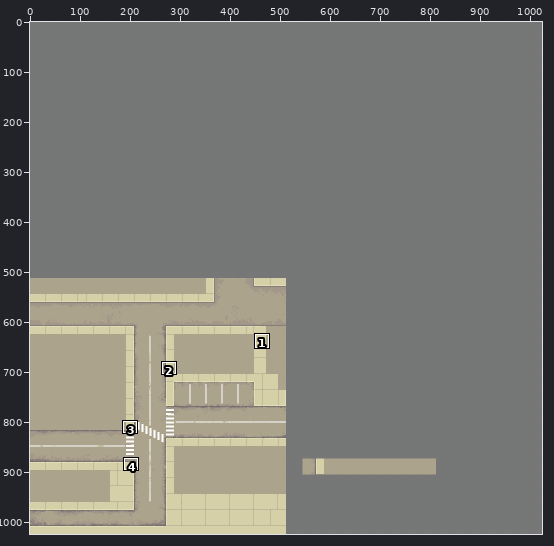
Two versions of one pixel-art file, developement assets/street.aseprite. Above: a wide view before the commit, with the close-up outlined.
Close-up. The starting point:
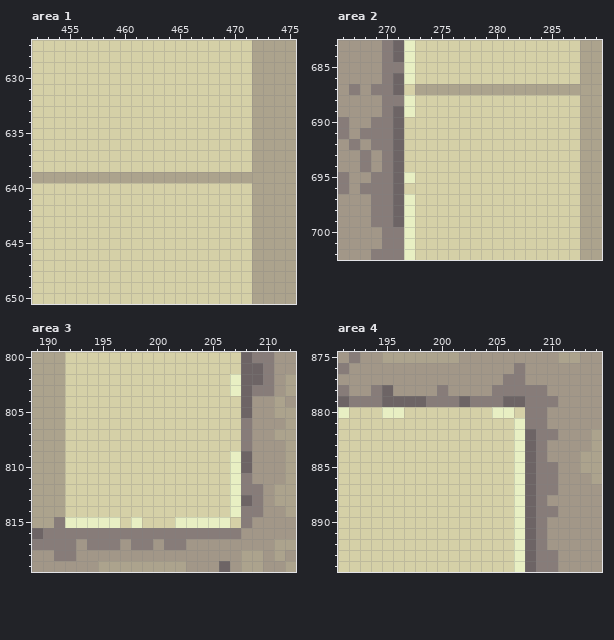
1024x1024 pixels, 1 frame. Shown: area 1: x 452..475, y 627..650; area 2: x 266..289, y 683..702; area 3: x 189..212, y 800..819; area 4: x 191..214, y 875..894. The commit also changed other parts of the picture, which this record leaves out.
After the commit:
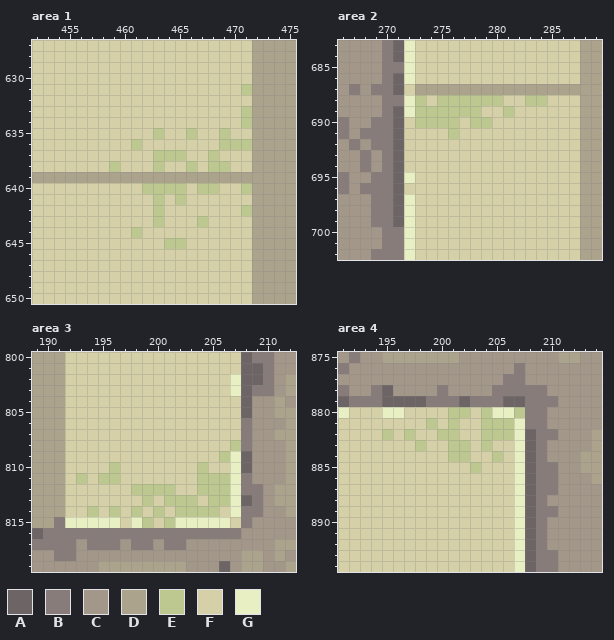
Palette (. is transparent): A #6d6465  B #877c79  C #a29788  D #aca38d  E #bdc790  F #d5d0a7  G #e8efc3
Diff:
layer "street" added
layer "vegitaion" added
layer "Layer 1" removed
Area 1, layer "vegitaion":
y 631: x 471 F -> E
y 633..634: x 471 F -> E
y 635: x 463 F -> E; x 466 F -> E; x 469 F -> E
y 636: x 461 F -> E; x 469..471 FFF -> EEE
y 637: x 463..465 FFF -> EEE; x 468 F -> E
y 638: x 459 F -> E; x 463 F -> E; x 466 F -> E; x 468..469 FF -> EE
y 640: x 462..465 FFFF -> EEEE; x 467..468 FF -> EE; x 471 F -> E
y 641: x 463 F -> E; x 465 F -> E
y 642: x 463 F -> E; x 471 F -> E
y 643: x 463 F -> E; x 467 F -> E
y 644: x 461 F -> E
y 645: x 464..465 FF -> EE
Area 2, layer "vegitaion":
y 688: x 273 F -> E; x 275..280 FFFFFF -> EEEEEE; x 283..284 FF -> EE
y 689: x 273..278 FFFFFF -> EEEEEE; x 281 F -> E
y 690: x 273..276 FFFF -> EEEE; x 278..279 FF -> EE
y 691: x 276 F -> E
Area 3, layer "vegitaion":
y 808: x 207 F -> E
y 809: x 206 F -> E
y 810: x 196 F -> E; x 204 F -> E
y 811: x 193 F -> E; x 195..196 FF -> EE; x 204..206 FFF -> EEE
y 812: x 198..201 FFFF -> EEEE; x 204..206 FFF -> EEE
y 813: x 199 F -> E; x 201..203 FFF -> EEE; x 205..206 FF -> EE
y 814: x 194 F -> E; x 196 F -> E; x 198 F -> E; x 200 F -> E; x 202..205 FFFF -> EEEE
y 815: x 199 F -> E; x 201 F -> E
Area 4, layer "vegitaion":
y 880: x 201..202 FF -> EE; x 204 F -> E; x 207 F -> E
y 881: x 199 F -> E; x 201 F -> E; x 204..206 FFF -> EEE
y 882: x 195 F -> E; x 197 F -> E; x 200..201 FF -> EE; x 204..206 FFF -> EEE
y 883: x 198 F -> E; x 201..202 FF -> EE; x 204 F -> E
y 884: x 201..202 FF -> EE; x 205 F -> E
y 885: x 203 F -> E
Pixel boxes of the changes (left, top, right, bottom) in both close-ups:
changed: (109, 84, 252, 249)
changed: (415, 95, 547, 139)
changed: (76, 440, 241, 528)
changed: (382, 407, 525, 473)
